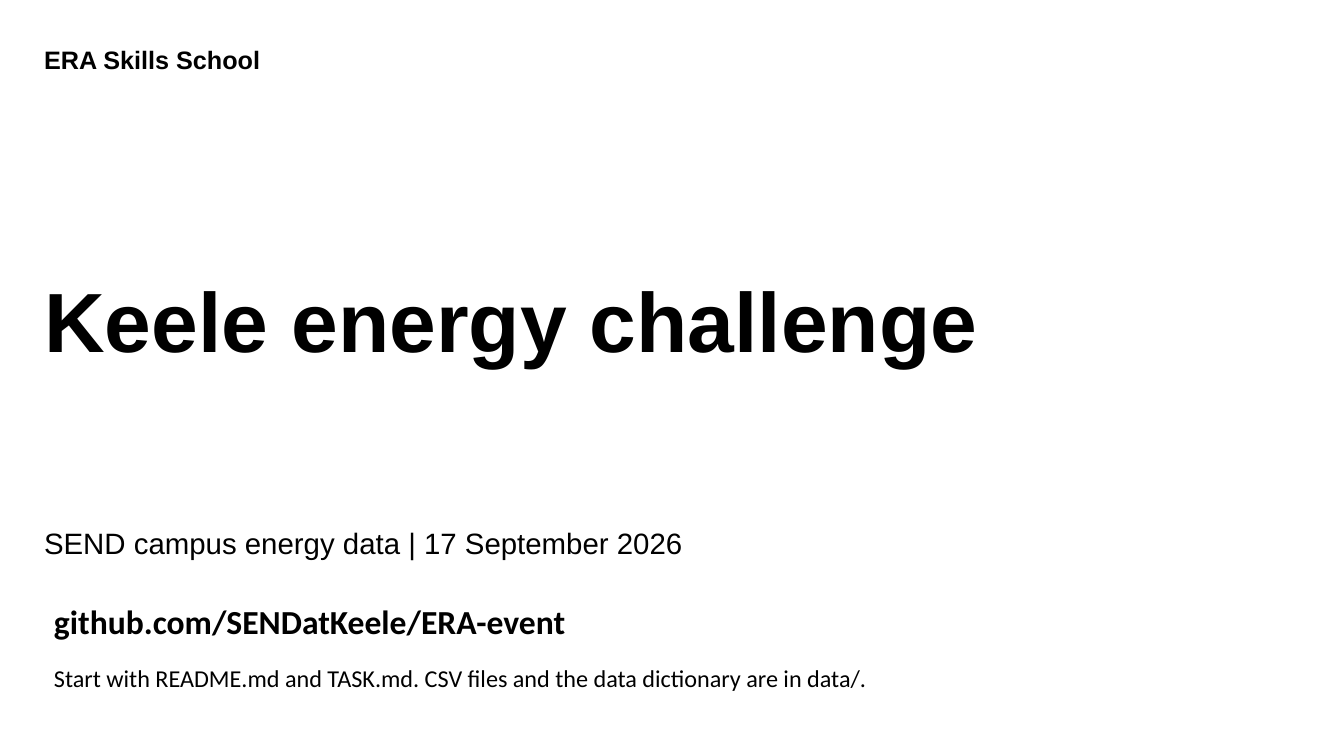
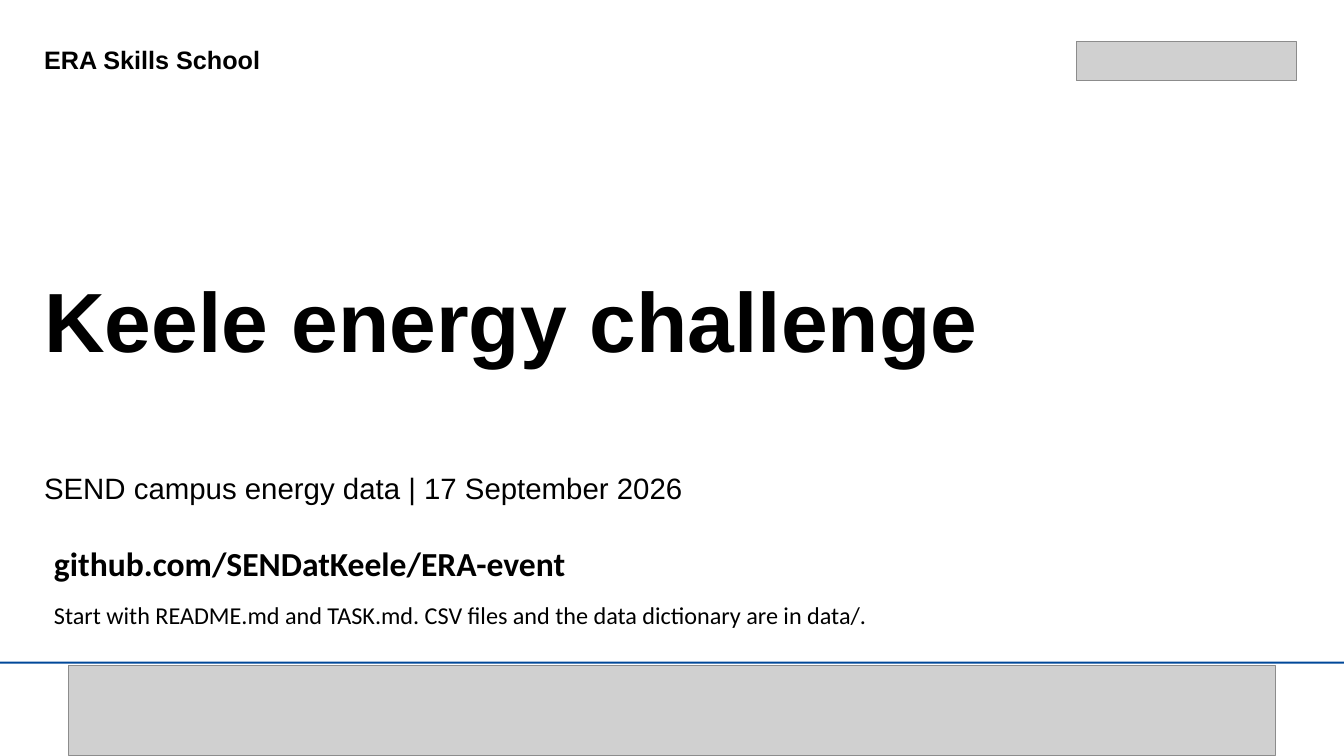
Before and after one commit to SENDatKeele/ERA-event, a slide deck: slide 1 of slides/ERA-Hackathon-Data-Briefing.pptx. Drawn at 1344x756 pixels with LibreOffice and Linux fonts; fonts in the diff are those of the drawing; grey boxes stand for pictures. Boxes give left, top, right and bottom in pixels: in the first picture for what was removed or moved away, otherwise in the second. Text is boxed around its words. In the diff, an @@ line names an element or a change of style, - is before the commit and + after.

```diff
--- a/slides/ERA-Hackathon-Data-Briefing.pptx
+++ b/slides/ERA-Hackathon-Data-Briefing.pptx
@@ picture added at bbox=[1077, 42, 1298, 82] @@
@@ text "SEND campus energy data | ...": place and size @@
-text "SEND campus energy data | ..." at bbox=[44, 532, 682, 560]
+text "SEND campus energy data | ..." at bbox=[44, 477, 682, 505]
@@ text "github.com/SENDatKeele/ERA-event": place and size @@
-text "github.com/SENDatKeele/ERA-event" at bbox=[54, 610, 565, 640]
+text "github.com/SENDatKeele/ERA-event" at bbox=[54, 552, 565, 582]
@@ text "Start with README.md and TASK.md. ...": place and size @@
-text "Start with README.md and TASK.md. ..." at bbox=[54, 670, 866, 691]
+text "Start with README.md and TASK.md. ..." at bbox=[54, 607, 866, 628]
@@ rectangle added at bbox=[0, 661, 1344, 756], fill #FFFFFF @@
@@ rectangle added at bbox=[0, 661, 1344, 663], fill #004899 @@
@@ picture added at bbox=[69, 665, 1276, 755] @@
```
Also in this commit, not shown: 7 other slides changed, 1 other file.
